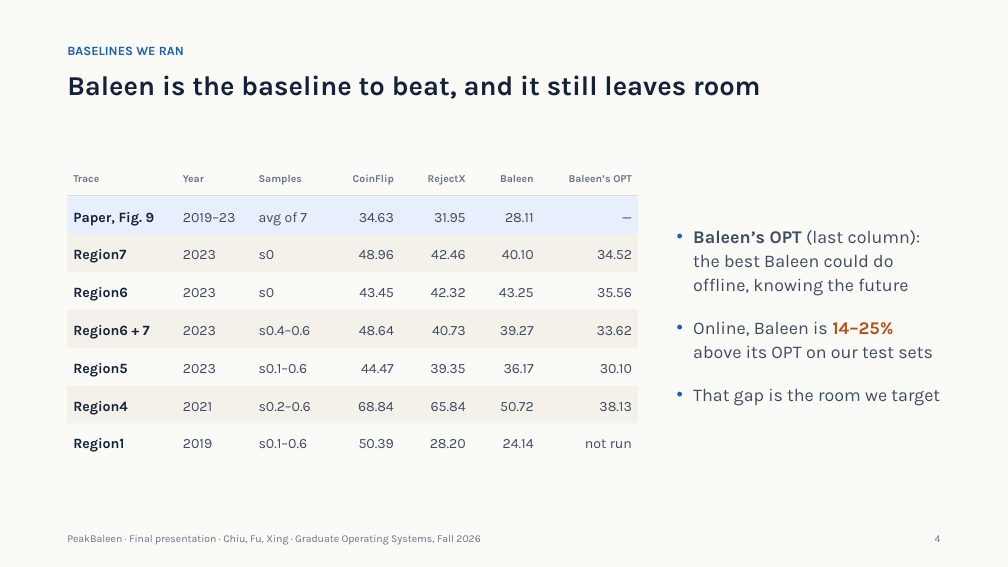
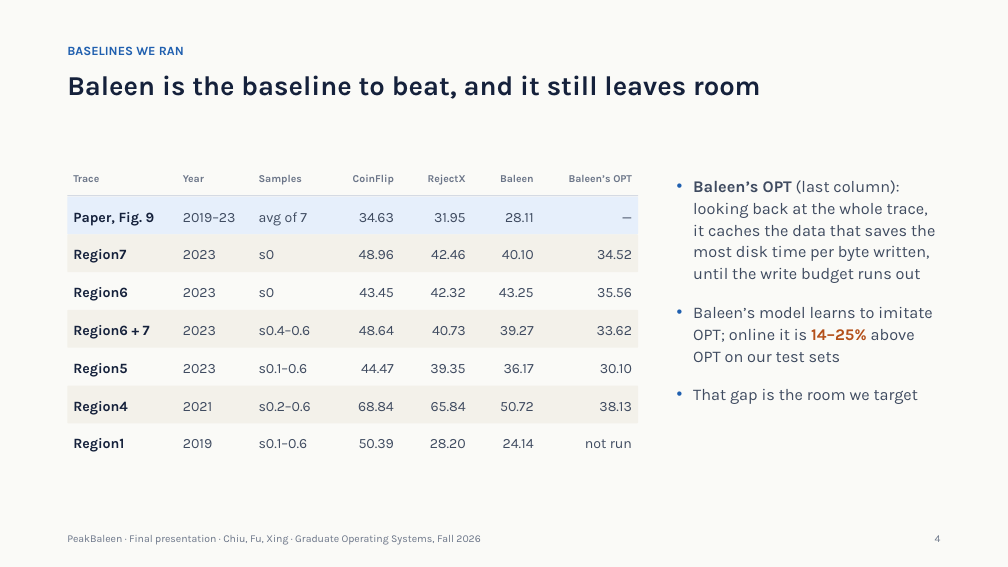
Before and after one commit to xingsixue123/OS_final_project, a slide deck: slide 4 of changes/6_final/PeakBaleen_Final_v3.pptx. Drawn at 1008x567 pixels with LibreOffice and Linux fonts; fonts in the diff are those of the drawing. Boxes give left, top, right and bottom in pixels: in the first picture for what was removed or moved away, otherwise in the second. Text is boxed around its words. In the diff, an @@ line names an element or a change of style, - is before the commit and + after.

```diff
--- a/changes/6_final/PeakBaleen_Final_v3.pptx
+++ b/changes/6_final/PeakBaleen_Final_v3.pptx
@@ text "Baleen’s OPT (last column): looking ..." moved from (x1=693, y1=230, x2=940, y2=406) to (x1=693, y1=180, x2=935, y2=404) @@
@@ text at (x1=693, y1=180, x2=935, y2=362): text changed; size 17 to 15.5 pt @@
-• Baleen’s OPT (last column): the best Baleen could do offline, knowing the future
-• Online, Baleen is 14–25% above its OPT on our test sets
+• Baleen’s OPT (last column): looking back at the whole trace, it caches the data that saves the most disk time per byte written, until the write budget runs out
+• Baleen’s model learns to imitate OPT; online it is 14–25% above OPT on our test sets
@@ text at (x1=693, y1=389, x2=918, y2=404): size 17 to 15.5 pt in "That gap is the room we target" @@
```
Also in this commit, not shown: 3 other files.
